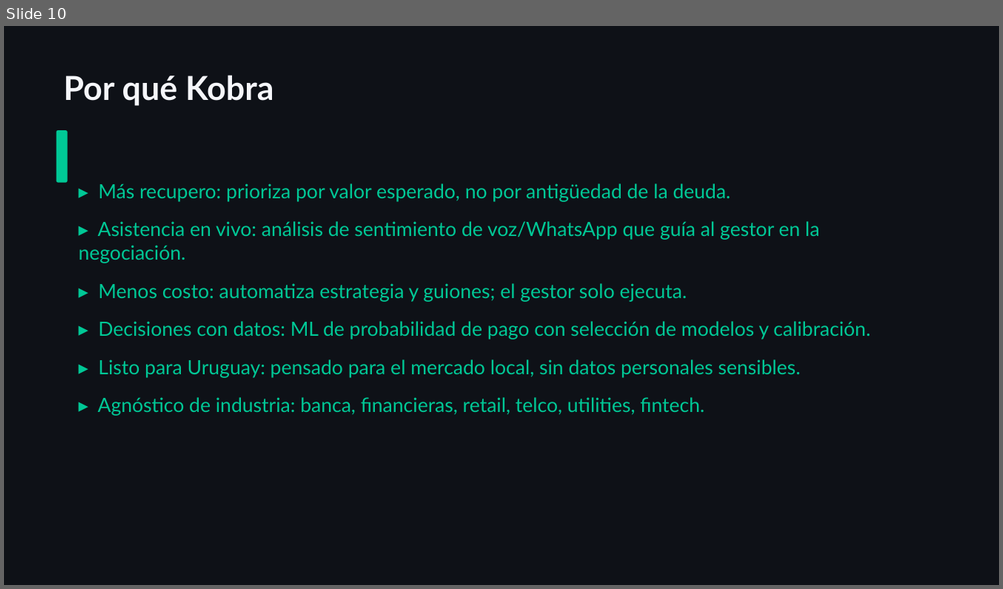
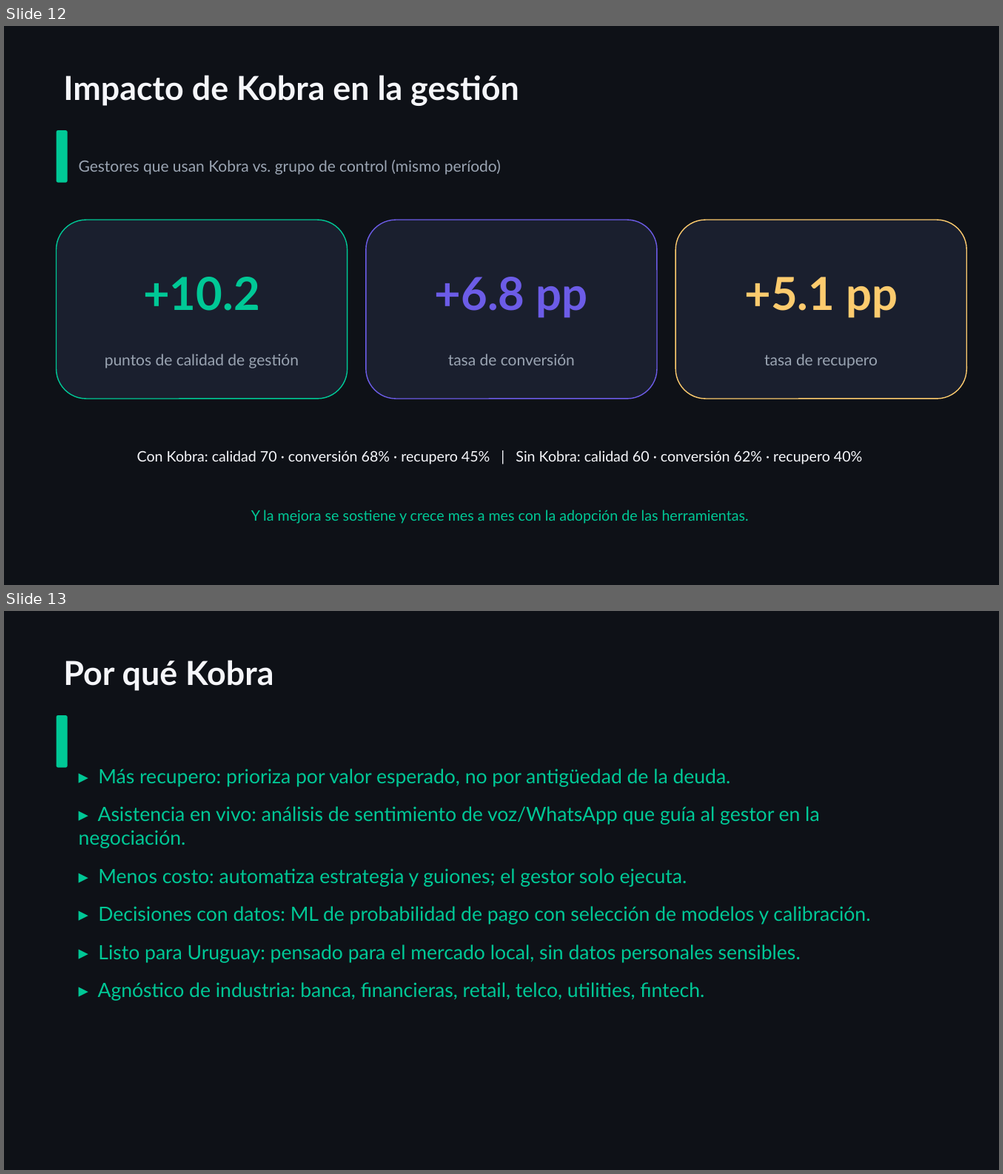
Before and after one commit to vieraschiavi/Kobra, a slide deck: presentation/Kobra_Presentacion_Gerencial.pptx. Shown one above the other, each under a label of ours: slide 10 before the commit, slides 12 and 13 after it. The pictures are 1003x589 and 1003x1174 pixels, drawn with LibreOffice and Linux fonts; fonts in the diff are those of the drawing. Boxes give left, top, right and bottom in pixels: in the first picture for what was removed or moved away, otherwise in the second. Text is boxed around its words. In the diff, an @@ line names an element or a change of style, - is before the commit and + after.

```diff
--- a/presentation/Kobra_Presentacion_Gerencial.pptx
+++ b/presentation/Kobra_Presentacion_Gerencial.pptx
@@ slide 12 added at bbox=[4, 26, 999, 585], background #0E1117 @@
@@ text added at bbox=[63, 75, 519, 106], 32 pt, text #F5F6FA, bold @@
+Impacto de Kobra en la gestión
@@ rounded rectangle added at bbox=[57, 130, 68, 183], fill #00C896 @@
@@ text added at bbox=[79, 160, 501, 175], 15 pt, text #9AA4B2 @@
+Gestores que usan Kobra vs. grupo de control (mismo período)
@@ rounded rectangle added at bbox=[57, 220, 347, 399], fill #1A1F2E, outline #00C896 1 pt @@
@@ rounded rectangle added at bbox=[366, 220, 657, 399], fill #1A1F2E, outline #6C5CE7 1 pt @@
@@ rounded rectangle added at bbox=[675, 220, 967, 399], fill #1A1F2E, outline #FDCB6E 1 pt @@
@@ text added at bbox=[143, 277, 259, 311], 44 pt, text #00C896, bold @@
++10.2
@@ text added at bbox=[435, 277, 588, 318], 44 pt, text #6C5CE7, bold @@
++6.8 pp
@@ text added at bbox=[744, 277, 897, 318], 44 pt, text #FDCB6E, bold @@
++5.1 pp
@@ text added at bbox=[105, 354, 299, 369], 15 pt, text #9AA4B2 @@
+puntos de calidad de gestión
@@ text added at bbox=[448, 354, 575, 366], 15 pt, text #9AA4B2 @@
+tasa de conversión
@@ text added at bbox=[764, 354, 877, 369], 15 pt, text #9AA4B2 @@
+tasa de recupero
@@ text added at bbox=[137, 451, 862, 465], 14 pt, text #F5F6FA @@
+Con Kobra: calidad 70 · conversión 68% · recupero 45% | Sin Kobra: calidad 60 · conversión 62% · recupero 40%
@@ text added at bbox=[251, 510, 748, 524], 14 pt, text #00C896 @@
+Y la mejora se sostiene y crece mes a mes con la adopción de las herramientas.
@@ what was slide 10 is now slide 13 @@
```
Also in this commit, not shown: 2 other slides added, 22 other files.
